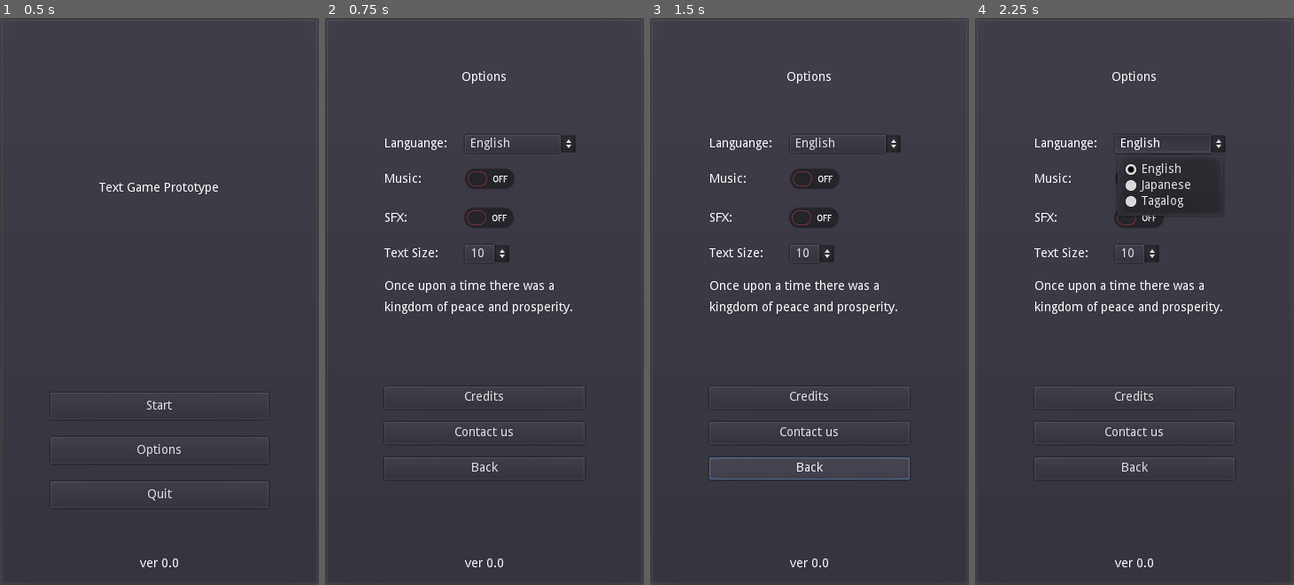
Above: before the commit, frames 1-4 (left to right).
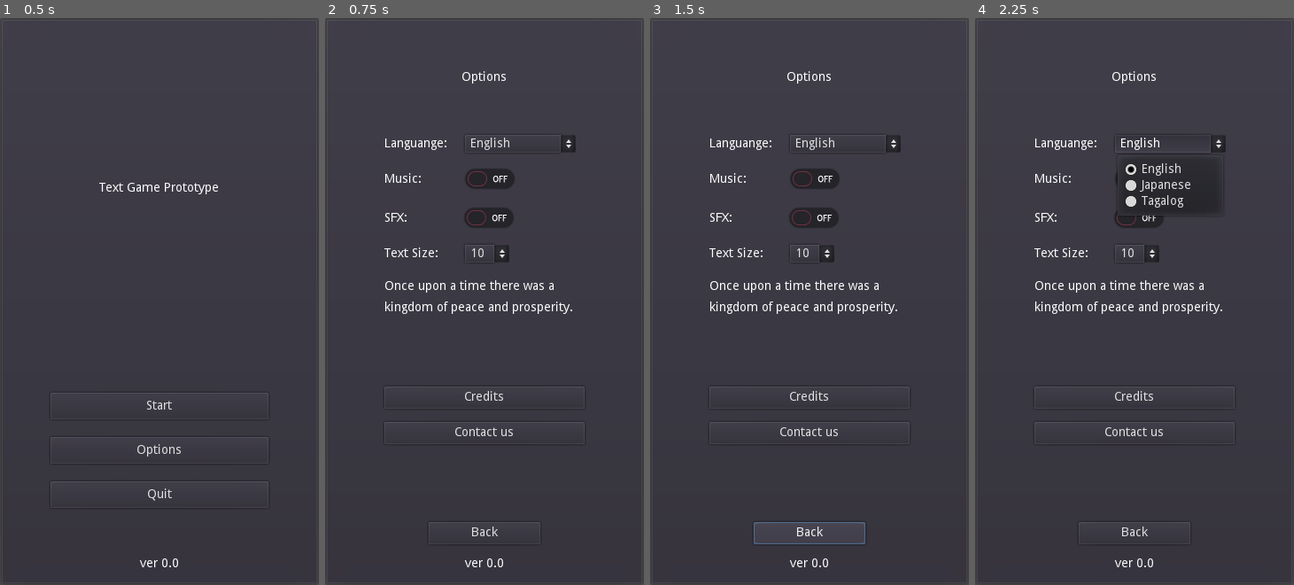
Above: after the commit, the same moments.

Repository: philipuriarte/A-Churchyard-of-Orphans
Game: Godot game, scene res://scenes/main.tscn
Same seed, same stepped clock (60 frames per second), same inputs: the game is played once before the commit and once after it.
Inputs:
- Up to frame 1 (0.5 s): no input
- Up to frame 2 (0.75 s): click "Options" at 0.5 s
- Up to frame 3 (1.5 s): click "Back" at 1.25 s
- Up to frame 4 (2.25 s): click "English" at 2 s

Frame 1 is identical in both runs. In frame 2, 0.3% of the frame differs, in the area x 18-82%, y 77-92%; in frame 3, 0.5%, in the area x 18-82%, y 77-93%; in frame 4, 0.3%.

Commit message:
Add ButtonMargin to contain BackButton

Diff:
--- a/scenes/options_screen.tscn
+++ b/scenes/options_screen.tscn
@@ -33,7 +33,7 @@
 [node name="OptionsMargin" type="MarginContainer" parent="MarginContainer/MainCointainer"]
 margin_top = 115.0
 margin_right = 326.0
-margin_bottom = 577.0
+margin_bottom = 537.0
 size_flags_vertical = 3
 custom_constants/margin_right = 50
 custom_constants/margin_left = 50
@@ -41,7 +41,7 @@
 [node name="OptionsContainer" type="VBoxContainer" parent="MarginContainer/MainCointainer/OptionsMargin"]
 margin_left = 50.0
 margin_right = 276.0
-margin_bottom = 462.0
+margin_bottom = 422.0
 size_flags_vertical = 3
 custom_constants/separation = 10
 
@@ -140,7 +140,7 @@
 [node name="ExtrasContainer" type="VBoxContainer" parent="MarginContainer/MainCointainer/OptionsMargin/OptionsContainer"]
 margin_top = 212.0
 margin_right = 226.0
-margin_bottom = 462.0
+margin_bottom = 422.0
 size_flags_vertical = 3
 custom_constants/separation = 15
 alignment = 1
@@ -159,10 +159,17 @@
 rect_min_size = Vector2( 0, 25 )
 text = "Contact us"
 
-[node name="Back" type="Button" parent="MarginContainer/MainCointainer/OptionsMargin/OptionsContainer/ExtrasContainer"]
-margin_top = 152.0
+[node name="ButtonMargin" type="MarginContainer" parent="MarginContainer/MainCointainer"]
+margin_top = 552.0
+margin_right = 326.0
+margin_bottom = 577.0
+custom_constants/margin_right = 100
+custom_constants/margin_left = 100
+
+[node name="Back" type="Button" parent="MarginContainer/MainCointainer/ButtonMargin"]
+margin_left = 100.0
 margin_right = 226.0
-margin_bottom = 177.0
+margin_bottom = 25.0
 rect_min_size = Vector2( 0, 25 )
 text = "Back"
 
